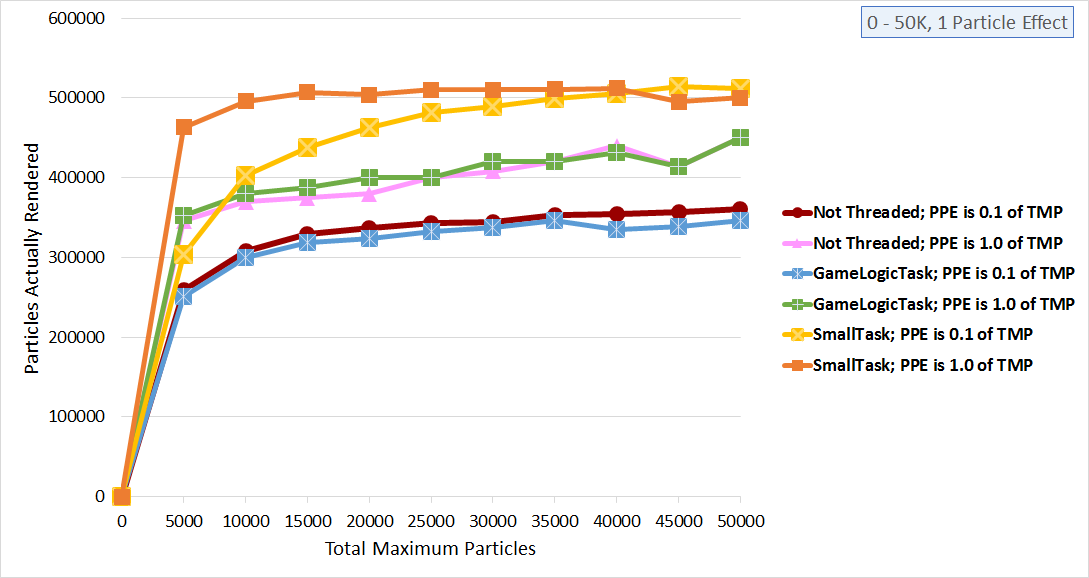
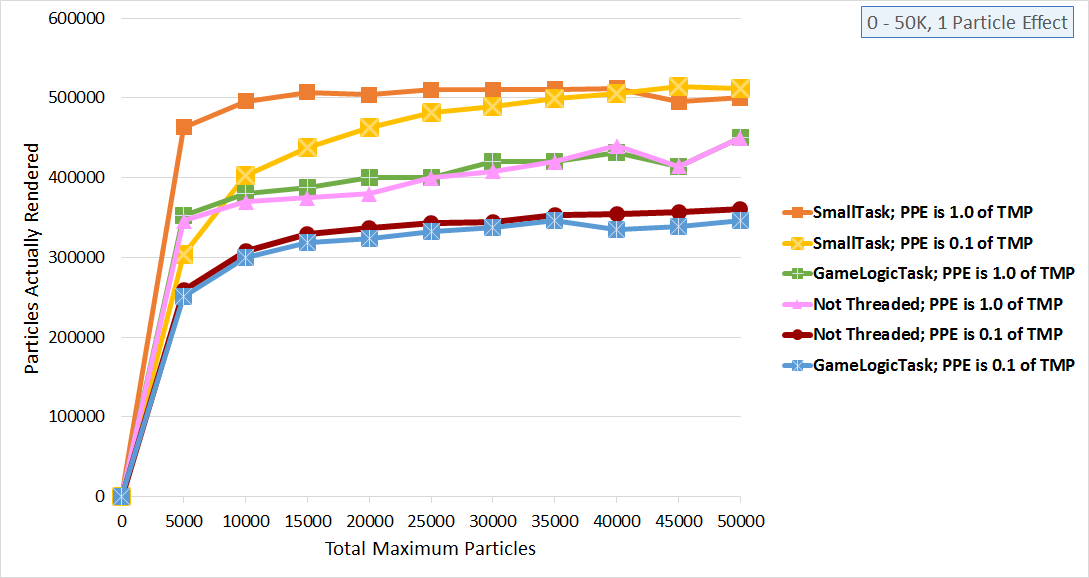
Two versions of the same layered image (1089x578). Layer-by-layer changes:
added layer "Layer 4" above "Layer 3" over [112, 84, 1075, 506]
